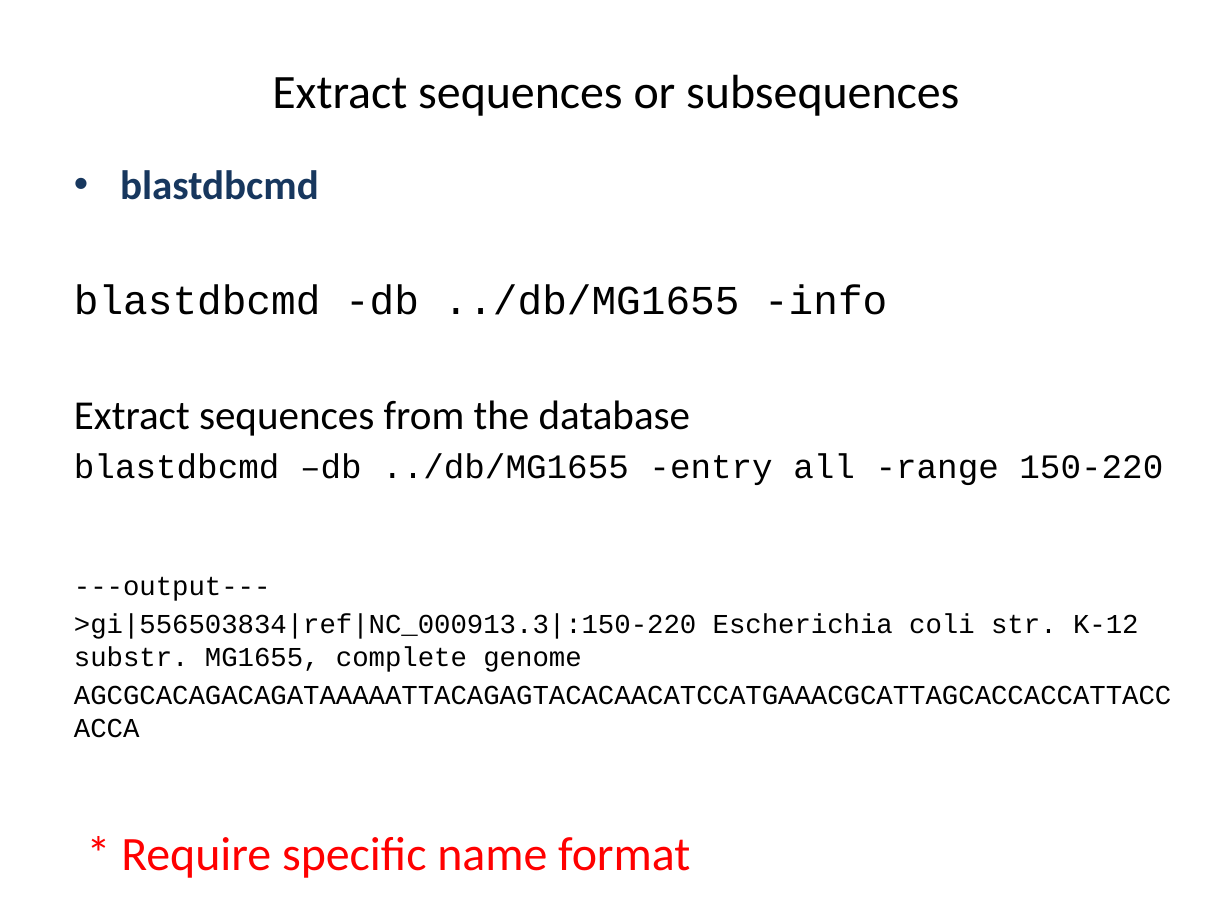
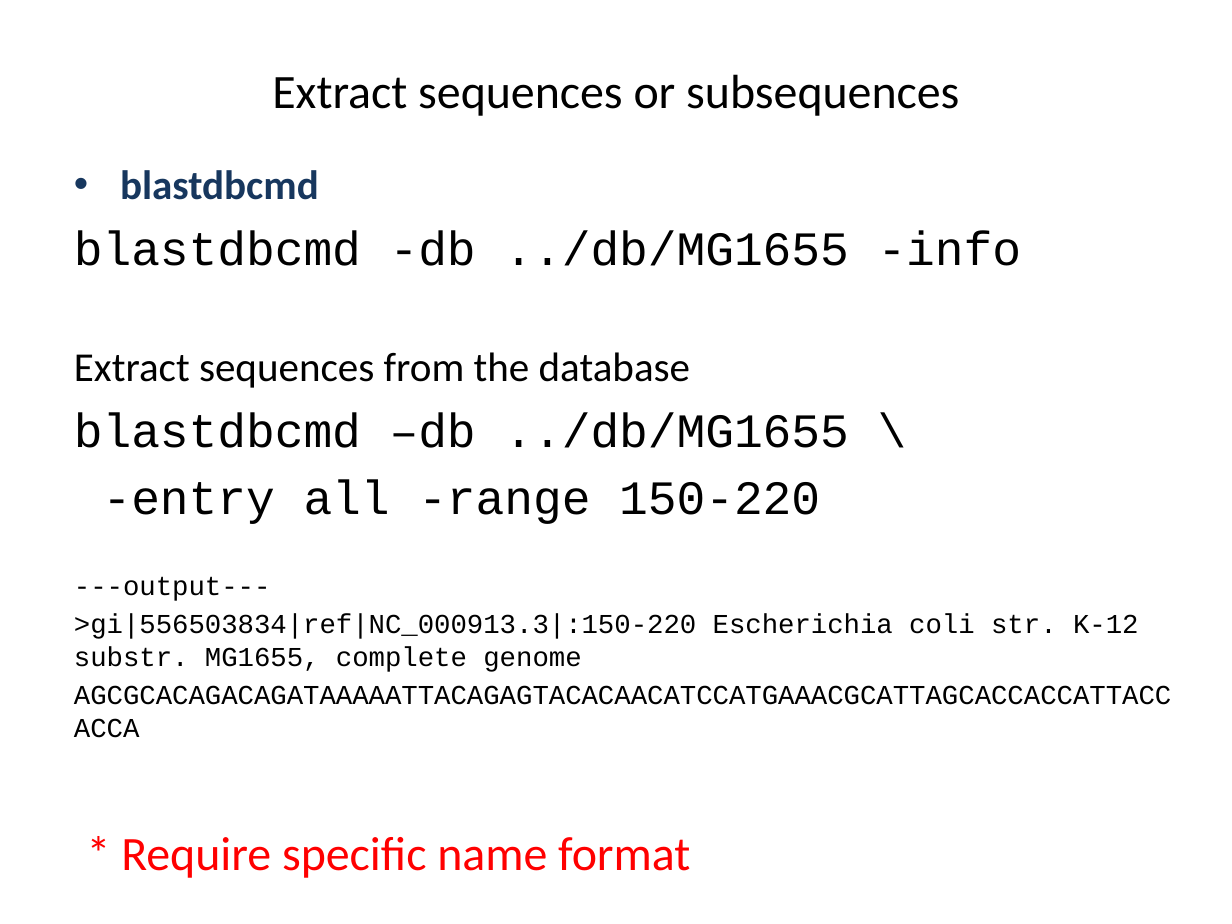
Before and after one commit to liu3zhenlab/teaching, a slide deck: slide 18 of PLPTH813Bioinformatis/2021/labs/lab05_alignment.pptx (slide 17 before the commit). Drawn at 1232x924 pixels with LibreOffice and Linux fonts; fonts in the diff are those of the drawing. Boxes give left, top, right and bottom in pixels: in the first picture for what was removed or moved away, otherwise in the second. Text is boxed around its words. In the diff, an @@ line names an element or a change of style, - is before the commit and + after.

```diff
--- a/PLPTH813Bioinformatis/2021/labs/lab05_alignment.pptx
+++ b/PLPTH813Bioinformatis/2021/labs/lab05_alignment.pptx
@@ text at (74, 230, 1022, 266): size 24 to 28 pt in "blastdbcmd -db ../db/MG1655 -info" @@
@@ text at (74, 413, 848, 524): text changed; size 20 to 28 pt @@
-blastdbcmd –db ../db/MG1655 -entry all -range 150-220
+blastdbcmd –db ../db/MG1655 \
+-entry all -range 150-220
```
Also in this commit, not shown: 18 other slides changed, 1 slide added.
